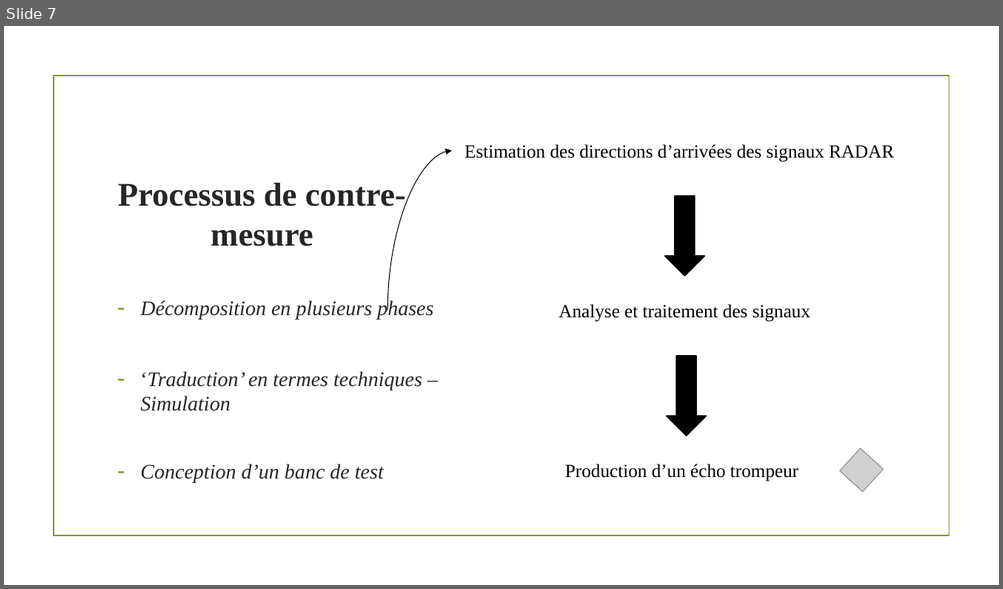
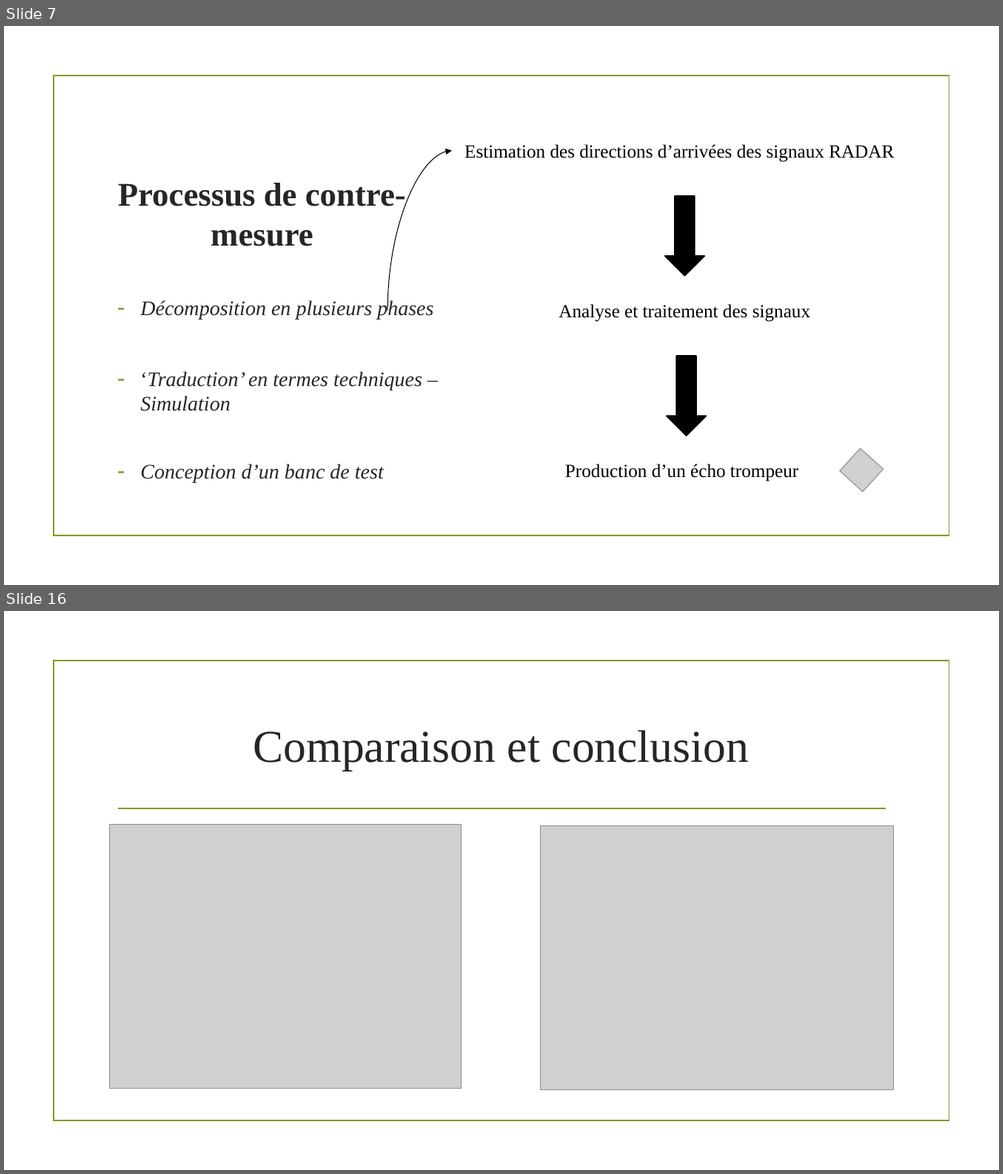
Before and after one commit to MaxENSTAB/Stage2A, a slide deck: Soutenance.pptx. Shown one above the other, each under a label of ours: slide 7 before the commit, slides 7 and 16 after it; the slides between them are not shown. The pictures are 1003x589 and 1003x1174 pixels, drawn with LibreOffice and Linux fonts; fonts in the diff are those of the drawing; grey boxes stand for pictures; background and template pictures are left out. Boxes give left, top, right and bottom in pixels: in the first picture for what was removed or moved away, otherwise in the second. Text is boxed around its words. In the diff, an @@ line names an element or a change of style, - is before the commit and + after.

```diff
--- a/Soutenance.pptx
+++ b/Soutenance.pptx
@@ slide 16 added at (x1=4, y1=611, x2=999, y2=1170), background picture (left out); not listed: 1 template element that a slide beside it also shows @@
@@ title added at (x1=253, y1=730, x2=749, y2=771), 44 pt, text #262626 @@
+Comparaison et conclusion
@@ line added from (118, 809) to (885, 809), #83992A 1.25 pt @@
@@ picture added at (x1=110, y1=824, x2=461, y2=1088) @@
@@ picture added at (x1=540, y1=826, x2=893, y2=1090) @@
```
Also in this commit, not shown: 8 other slides added.
